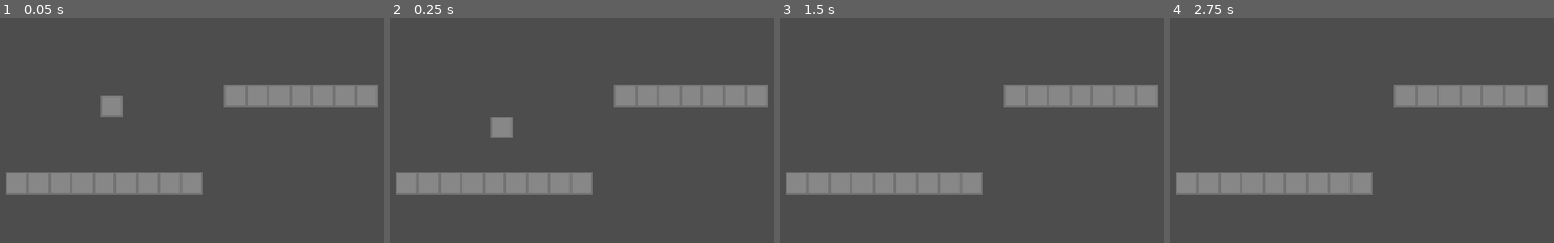
Above: before the commit, frames 1-4 (left to right).
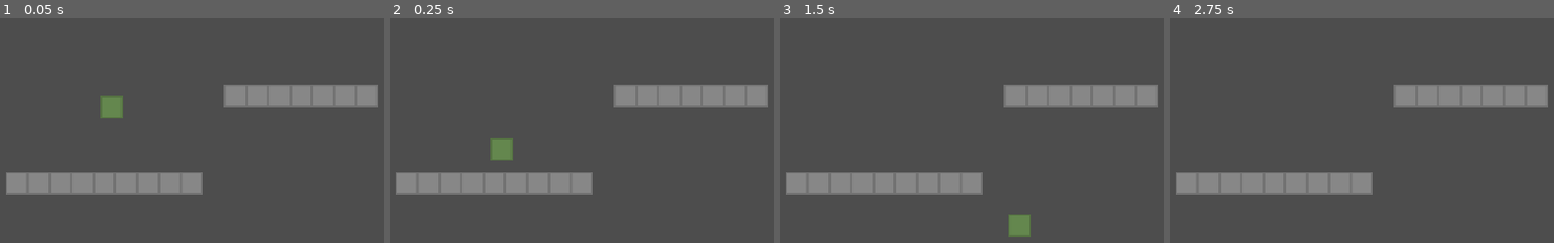
Above: after the commit, the same moments.

Repository: JumbledOne/RPHGameProject
Game: Godot game, scene res://scripts/player/player_test_scene.tscn
The game is run twice, just before and just after one commit, with the same random seed, the same clock (stepped at 60 frames per second) and the same inputs. This scene is started directly instead of the project's main scene.
Inputs:
- Up to frame 1 (0.05 s): no input
- Up to frame 2 (0.25 s): no input
- Up to frame 3 (1.5 s): hold I (sprint) 0.53-1.28 s; hold D (right) from 0.53 s (still down); tap Space (jump) at 0.77, 0.8, 1.07, 1.35 s
- Up to frame 4 (2.75 s): tap Space (jump) at 1.52, 1.82, 2.3 s; tap I (sprint) at 1.55 s; tap Enter at 2 s; release D (right) at 2.03 s; hold A (left) from 2.03 s (still down); hold I (sprint) from 2.03 s (still down)

The runs differ from the first frame. In frame 1, 0.6% of the frame differs, in the area x 26-33%, y 34-45%; in frame 2, 1.1%, in the area x 26-33%, y 44-64%; in frame 3, 0.6%; in frame 4, nothing differs.

Commit message:
Added checks to see if the player landed or left the floor

Diff:
--- a/src/scripts/player/player.gd
+++ b/src/scripts/player/player.gd
@@ -2,26 +2,24 @@
 
 @export_category("Movement")
 @export var walk_speed: float = 128
-@export var walk_acceleration: float = 50
+@export var walk_time_to_full_speed: float = 1
 @export var sprint_speed: float = 20
-@export var sprint_acceleration: float = 10
+@export var sprint_time_to_full_speed: float = 1
 
 @export_category("Jump")
 @export var jump_velocity: float = 512
 @export var jump_gravity_factor: float = 0.5
-@export var jump_max_time: float = 5
+@export var jump_buffer: float = 1
+@export var coyote_time: float = 1
+@export var max_fall_speed: float = 980
 
 @export_category("Physics")
 @export var gravity: float = 980
 
-# Controlled by external controllers
-# This script decides only how to move.
-# Control is in another script
-var horizontal_movement: float
-var _gravity_factor: float = 1
-var _is_sprinting: bool = false
-var _last_jump_time: float
+@export_category("World")
+@export var death_y: float = 128 # Below this point the player dies
 
+# Health
 const MAX_HEALTH: int = 3
 var health: int = MAX_HEALTH:
 	set(v):
@@ -32,10 +30,33 @@
 		if health <= 0:
 			die()
 
+# Controlled by external controllers
+# This script decides only how to move.
+# Control is in another script
+var horizontal_movement: float
+var _is_sprinting: bool = false
+var _walk_acceleration: float
+var _sprint_acceleration: float
+
+# Internal vars
+var _gravity_factor: float = 1
+var _last_jump_time: float
+var _was_on_floor: bool = false:
+	set(v):
+		if v and not _was_on_floor:
+			_landed_on_floor()
+		elif not v and _was_on_floor:
+			_left_floor()
+		_was_on_floor = v
+
 signal died
 signal health_changed(diff: int)
 signal jumped
 signal sprint_changed
+
+func _ready() -> void:
+	_walk_acceleration = walk_speed / walk_time_to_full_speed
+	_sprint_acceleration = sprint_speed / sprint_time_to_full_speed
 
 # # # # # # # # # # # #
 # Health
@@ -48,26 +69,32 @@
 func _physics_process(delta: float) -> void:
 	# Movement
 	var speed: float = sprint_speed if _is_sprinting else walk_speed
-	var max_acceleration: float = sprint_acceleration if _is_sprinting else walk_acceleration
+	var max_acceleration: float = _sprint_acceleration if _is_sprinting else _walk_acceleration
 
 	# Find acceleration
 	var target_vel_x: float = horizontal_movement * speed
 	var acceleration: float = target_vel_x - velocity.x
+	acceleration *= max_acceleration
 	acceleration = min(abs(acceleration), max_acceleration) * sign(acceleration) # Clamps acceleration
+
 	# Apply acceleration
-	velocity.x += acceleration
-
+	velocity.x += acceleration * delta
 	# Gravity
-	velocity.y += gravity * delta * _gravity_factor
-
-	# Apply
+	velocity.y = min(velocity.y + gravity * delta * _gravity_factor, max_fall_speed)
+	# Final stuff
 	move_and_slide()
+	_was_on_floor = is_on_floor()
+	if position.y >= death_y:
+		die()
 
 # # # # # # # # # # # #
 func begin_jump():
+	if not is_on_floor():
+		return
 	_last_jump_time = Time.get_ticks_msec()
 	velocity.y -= jump_velocity
 	_gravity_factor = jump_gravity_factor
+	jumped.emit()
 
 func release_jump():
 	_gravity_factor = 1
@@ -75,6 +102,15 @@
 # # # # # # # # # # # #
 func begin_sprint():
 	_is_sprinting = true
+	sprint_changed.emit()
 
 func release_sprint():
 	_is_sprinting = false
+	sprint_changed.emit()
+
+# # # # # # # # # # # #
+func _landed_on_floor():
+	print("LANDED")
+
+func _left_floor():
+	print("LEFT")
--- a/src/scripts/player/player_test_scene.tscn
+++ b/src/scripts/player/player_test_scene.tscn
@@ -21,9 +21,13 @@
 tile_set = SubResource("TileSet_so2s4")
 
 [node name="Player" parent="." unique_id=1043310607 instance=ExtResource("2_63nit")]
+modulate = Color(0.74100006, 1, 0.58000004, 1)
 position = Vector2(155, -99)
+walk_time_to_full_speed = 0.1
 sprint_speed = 256.0
-sprint_acceleration = 50.0
+sprint_time_to_full_speed = 0.1
+jump_gravity_factor = 0.4
+gravity = 1960.0
 
 [node name="Camera2D" type="Camera2D" parent="." unique_id=358385274]
 position = Vector2(317, -101)
